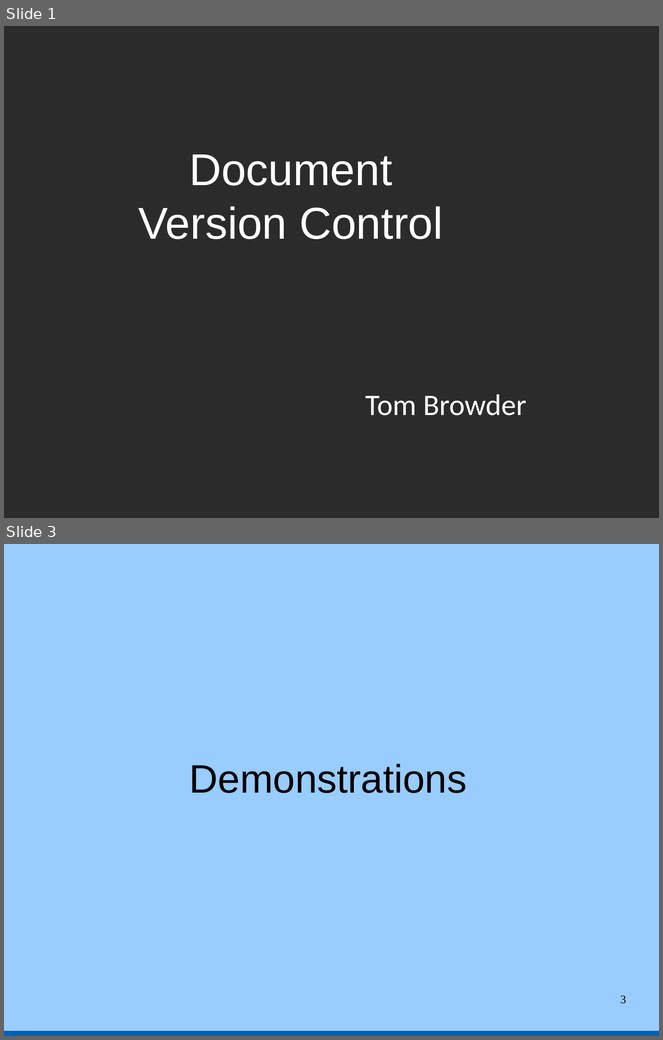
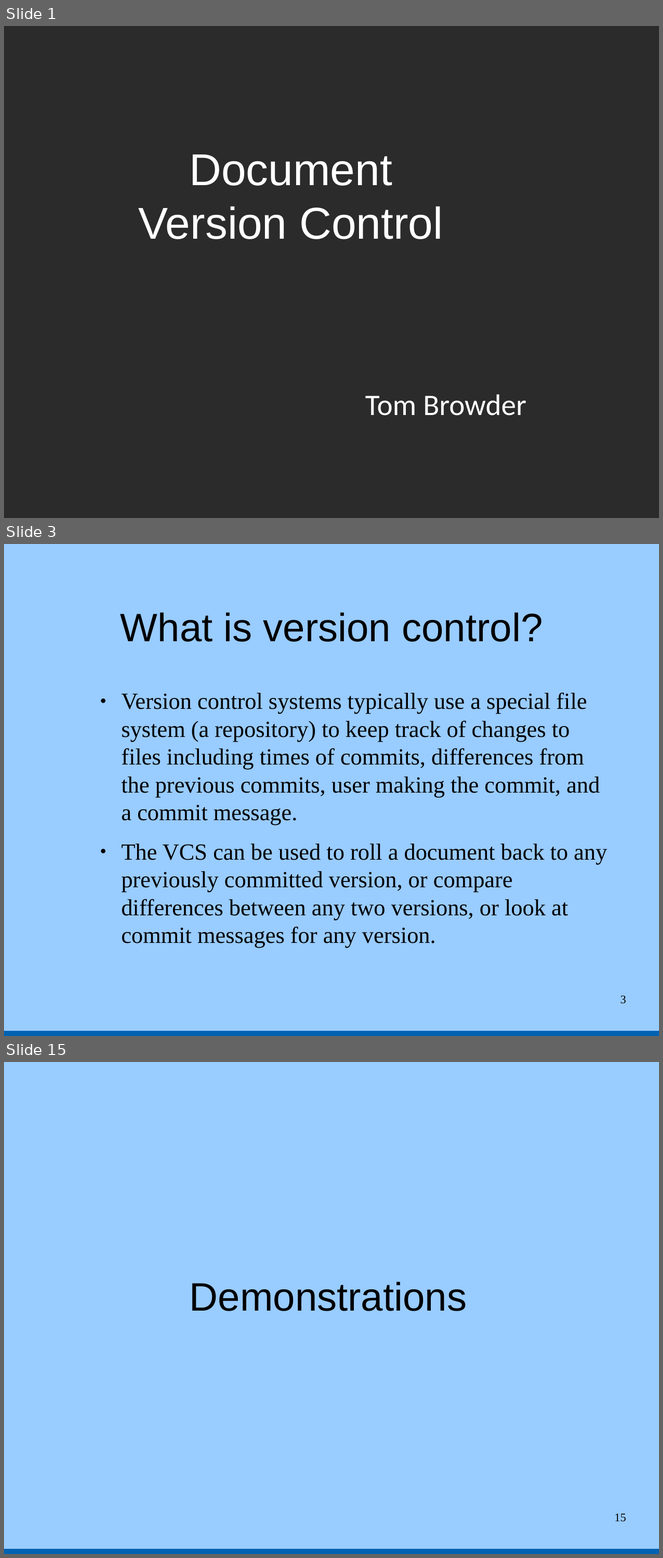
Before and after one commit to tbrowder/nwflug, a slide deck: NWFLUG/mtg-2015-07-06/version-control.odp. Shown one above the other, each under a label of ours: slides 1 and 3 before the commit, slides 1, 3 and 15 after it; the slides between them are not shown. The pictures are 663x1040 and 663x1558 pixels, drawn with LibreOffice and Linux fonts; fonts in the diff are those of the drawing; background and template pictures are left out; a plain dark background stands for a picture behind light text. Boxes give left, top, right and bottom in pixels: in the first picture for what was removed or moved away, otherwise in the second. Text is boxed around its words. In the diff, an @@ line names an element or a change of style, - is before the commit and + after.

```diff
--- a/NWFLUG/mtg-2015-07-06/version-control.odp
+++ b/NWFLUG/mtg-2015-07-06/version-control.odp
@@ slide 3 added at (4, 544, 659, 1036), background #99CCFF; not listed: 1 template element that a slide beside it also shows @@
@@ title added at (120, 612, 543, 642), 48 pt, text #000000 @@
+What is version control?
@@ text added at (122, 692, 607, 948), 28 pt, text #000000 @@
+● Version control systems typically use a special file system (a repository) to keep track of changes to files including times of commits, differences from the previous commits, user making the commit, and a commit message.
+● The VCS can be used to roll a document back to any previously committed version, or compare differences between any two versions, or look at commit messages for any version.
@@ page number added at (621, 995, 626, 1004), 14 pt, text #000000 @@
+3
@@ what was slide 3 is now slide 15 @@
@@ page number at (614, 1513, 626, 1522): text changed @@
-3
+15
```
Also in this commit, not shown: 1 slide changed, 12 other slides added.
